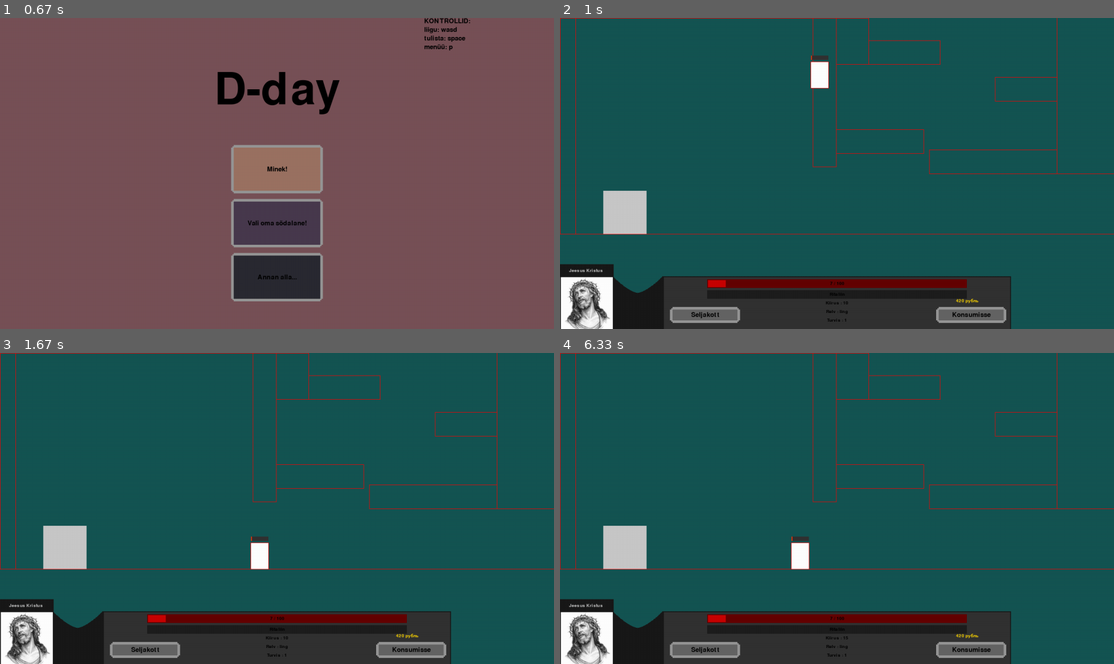
Above: before the commit, frames 1-4 (two rows, left to right).
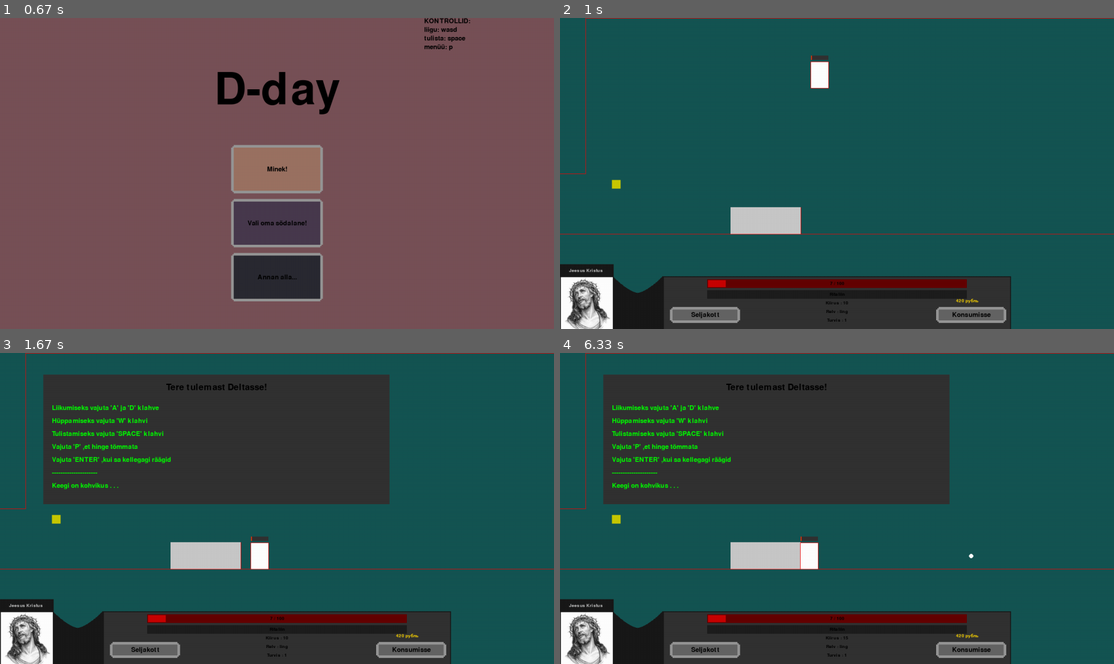
Above: after the commit, the same moments.

Repository: KarupoegPuhh/2020-projekt
Game: pygame game, started from MAIN.py
Same seed, same stepped clock (60 frames per second), same inputs: the game is played once before the commit and once after it.
Inputs (mouse positions are in pixels of both pictures, inside the frame that each line leads up to):
- Up to frame 1 (0.67 s): no input
- Up to frame 2 (1 s): click (814, 185) at 0.88 s
- Up to frame 3 (1.67 s): click "Konsumisse" at 1.22 s; click "Ostud tehtud!" at 1.55 s
- Up to frame 4 (6.33 s): tap Space at 1.83, 6.3 s; click "Seljakott" at 2.22 s; click "Viigipüksid" at 2.55 s; click "Viigipüksid" at 2.88 s; click "Ling" at 3.22 s; click (1041, 617) at 3.55 s; click "Sandaalid" at 4.95 s; click (759, 443) at 5.28 s; click "Jätkan!" at 5.95 s; hold A from 6.23 s (still down)

Frame 1 is identical in both runs. In frame 2, 3.3% of the frame differs, in the area x 0-100%, y 0-70%; in frame 3, 29%; in frame 4, 29%.

Commit message:
Info punkt mängu alguses töötab

Diff:
--- a/ekraanid.py
+++ b/ekraanid.py
@@ -49,7 +49,7 @@
 def itemite_loomine():
     return {0:{#korrus
         -1: [NPC_inimene(100, 500, 30, 60, (200,200,0),["Kuidas ma saan kasulik olla?", "Tere, mina olen klienditeenindaja...", "Minu käest saab osta asju...", "Relvi, rõivaid ja midagi hamba alla..."])],
-        1:[Item(120, 395, 20, 20, maailm.kasukas, "Sa leidsid rõivaid!", (200,200,0))],
+        1:[Item(120, 395, 20, 20, maailm.kasukas, "Sa leidsid rõivaid!", (200,200,0)), NPC_info(394, 500, 162, 62, (200,200,200), [100, 50, 800, 300], ["Tere tulemast Deltasse!", "Liikumiseks vajuta 'A' ja 'D' klahve", "Hüppamiseks vajuta 'W' klahvi", "Tulistamiseks vajuta 'SPACE' klahvi", "Vajuta 'P' ,et hinge tõmmata", "Vajuta 'ENTER' ,kui sa kellegagi räägid ", "---------------------", "Keegi on kohvikus . . ."])],
         2:[Item(410, 245, 30, 50, maailm.railgun, "Sa leidsid relva!", (191,0,255))],
         5:[NPC_inimene(1000, 500, 30, 60, (200,200,0), ["Parool on '2020'", "Kes seal on?...", "Ohh, see oled sina...", …(223 unchanged characters)…
         },
--- a/maailm.py
+++ b/maailm.py
@@ -189,7 +189,7 @@
     global screenid
     global vastased_ekraanis
     screen = 1
-    screen_y = 1
+    screen_y = 0
     screenid = screenide_loomine()
     vastased_ekraanis = vastaste_loomine()
     itemid_ekraanis = itemite_loomine()
@@ -309,7 +309,7 @@
         databar_nihe = 0
         pildi_nihe = 0
         parabooli_nihe = 0
-        if Tom.y > 550:
+        if Tom.y > 520:
             databar_nihe = 600
             pildi_nihe = 450
             parabooli_nihe = 640
--- a/player_lisad.py
+++ b/player_lisad.py
@@ -129,9 +129,9 @@
                 self.i += 1
 
                 keys = pg.key.get_pressed()
-                if keys[pg.K_n]:
+                if keys[pg.K_RETURN]:
                     nupp_all = True
-                if nupp_all == True and keys[pg.K_n] == False:
+                if nupp_all == True and keys[pg.K_RETURN] == False:
                     self.page += 1
                     self.i = 1
                     nupp_all = False
@@ -275,3 +275,29 @@
 class Unlockable:
     def __init__(self, unlocked):
         self.unlocked = unlocked
+
+class NPC_info(NPC):
+    def __init__(self, x, y, laius, kõrgus, värv, suurus, tekst):
+        NPC.__init__(self, x, y, laius, kõrgus, värv, tekst)
+        self.akna_suurus = suurus
+        self.tekst = tekst
+        self.tekst_x = suurus[0] + 20
+        self.tekst_y = suurus[1] + 100
+
+    def NPC_räägib(self):
+        if self.x + self.laius + 200 > (maailm.Tom.x + maailm.Tom.laius / 2) > self.x - 200 and self.y - 200 < maailm.Tom.y + maailm.Tom.pikkus / 2 < self.y + self.kõrgus:
+            pg.draw.rect(aken, (50,50,50), (self.akna_suurus[0], self.akna_suurus[1],self.akna_suurus[2],self.akna_suurus[3]))
+            #pealkiri
+            TextSurf, TextRect = text_objects(self.tekst[0], menu_head2Text)
+            TextRect.center = (self.akna_suurus[2]/2 + self.akna_suurus[0], self.akna_suurus[1] + 30)
+            aken.blit(TextSurf, TextRect)
+            #Tekst
+            self.tekst_y = self.akna_suurus[1] + 70
+            for i in range(len(self.tekst)):
+                if i == 0:
+                    i += 1
+                else:
+                    inprogress = smallText.render(self.tekst[i], True, (0, 255, 0))
+                    aken.blit(inprogress, (self.tekst_x, self.tekst_y))
+                    self.tekst_y += 30
+                    i += 1
